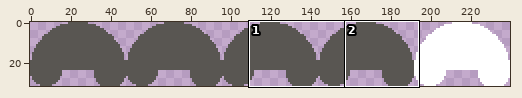
Sprite sheet, stored at sprites/MiniBoss.png. Above, an overview of the earlier version with the close-up marked.
Close-up. As it was:
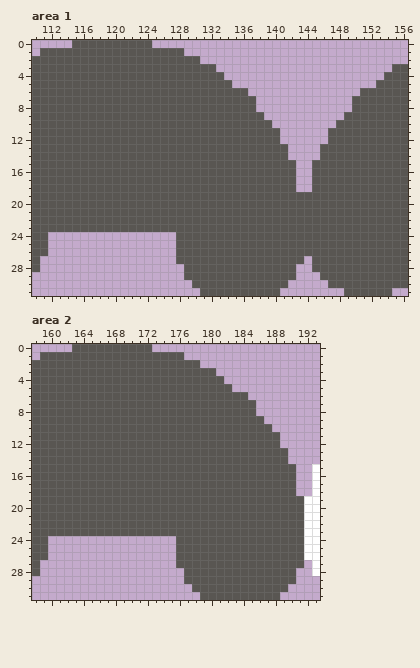
The file is 240x32 pixels. Shown: area 1: x 110..156, y 0..31; area 2: x 158..193, y 0..31. The commit also changed other parts of the picture, which this record leaves out.
Once edited:
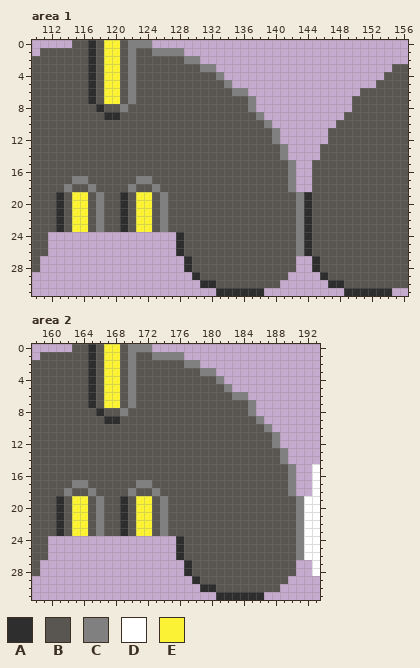
Palette (. is transparent): A #2e2e2e  B #595652  C #808080  D #ffffff  E #fbf236
From old to new:
--- area 1
@@ x 110..156 @@
- 0 .....BBBBBBBBBB................................
- 1 .BBBBBBBBBBBBBBBBBB............................
- 2 BBBBBBBBBBBBBBBBBBBBB..........................
- 3 BBBBBBBBBBBBBBBBBBBBBBB......................BB
- 4 BBBBBBBBBBBBBBBBBBBBBBBB....................BBB
- 5 BBBBBBBBBBBBBBBBBBBBBBBBB..................BBBB
- 6 BBBBBBBBBBBBBBBBBBBBBBBBBBB..............BBBBBB
- 7 BBBBBBBBBBBBBBBBBBBBBBBBBBBB............BBBBBBB
- 8 BBBBBBBBBBBBBBBBBBBBBBBBBBBB............BBBBBBB
- 9 BBBBBBBBBBBBBBBBBBBBBBBBBBBBB..........BBBBBBBB
-10 BBBBBBBBBBBBBBBBBBBBBBBBBBBBBB........BBBBBBBBB
-11 BBBBBBBBBBBBBBBBBBBBBBBBBBBBBBB......BBBBBBBBBB
-12 BBBBBBBBBBBBBBBBBBBBBBBBBBBBBBB......BBBBBBBBBB
-13 BBBBBBBBBBBBBBBBBBBBBBBBBBBBBBBB....BBBBBBBBBBB
-14 BBBBBBBBBBBBBBBBBBBBBBBBBBBBBBBB....BBBBBBBBBBB
-15 BBBBBBBBBBBBBBBBBBBBBBBBBBBBBBBBB..BBBBBBBBBBBB
-16 BBBBBBBBBBBBBBBBBBBBBBBBBBBBBBBBB..BBBBBBBBBBBB
-17 BBBBBBBBBBBBBBBBBBBBBBBBBBBBBBBBB..BBBBBBBBBBBB
-18 BBBBBBBBBBBBBBBBBBBBBBBBBBBBBBBBB..BBBBBBBBBBBB
-19 BBBBBBBBBBBBBBBBBBBBBBBBBBBBBBBBBBBBBBBBBBBBBBB
-20 BBBBBBBBBBBBBBBBBBBBBBBBBBBBBBBBBBBBBBBBBBBBBBB
-21 BBBBBBBBBBBBBBBBBBBBBBBBBBBBBBBBBBBBBBBBBBBBBBB
-22 BBBBBBBBBBBBBBBBBBBBBBBBBBBBBBBBBBBBBBBBBBBBBBB
-23 BBBBBBBBBBBBBBBBBBBBBBBBBBBBBBBBBBBBBBBBBBBBBBB
-24 BB................BBBBBBBBBBBBBBBBBBBBBBBBBBBBB
-25 BB................BBBBBBBBBBBBBBBBBBBBBBBBBBBBB
-26 BB................BBBBBBBBBBBBBBBBBBBBBBBBBBBBB
-27 B.................BBBBBBBBBBBBBBBB.BBBBBBBBBBBB
-28 B..................BBBBBBBBBBBBBB..BBBBBBBBBBBB
-29 ...................BBBBBBBBBBBBBB...BBBBBBBBBBB
-30 ....................BBBBBBBBBBBB.....BBBBBBBBBB
-31 .....................BBBBBBBBBB........BBBBBB..
+ 0 .....BBABEEBCCC................................
+ 1 .BBBBBBABEEBCBBCCCC............................
+ 2 BBBBBBBABEEBCBBBBBBCC..........................
+ 3 BBBBBBBABEEBCBBBBBBBBCC......................BB
+ 4 BBBBBBBABEEBCBBBBBBBBBBC....................BBB
+ 5 BBBBBBBABEEBCBBBBBBBBBBBC..................BBBB
+ 6 BBBBBBBABEEBCBBBBBBBBBBBBCC..............BBBBBB
+ 7 BBBBBBBABEEBCBBBBBBBBBBBBBBC............BBBBBBB
+ 8 BBBBBBBBABBCBBBBBBBBBBBBBBBC............BBBBBBB
+ 9 BBBBBBBBBAABBBBBBBBBBBBBBBBBC..........BBBBBBBB
+10 BBBBBBBBBBBBBBBBBBBBBBBBBBBBBC........BBBBBBBBB
+11 BBBBBBBBBBBBBBBBBBBBBBBBBBBBBBC......BBBBBBBBBB
+12 BBBBBBBBBBBBBBBBBBBBBBBBBBBBBBC......BBBBBBBBBB
+13 BBBBBBBBBBBBBBBBBBBBBBBBBBBBBBBC....BBBBBBBBBBB
+14 BBBBBBBBBBBBBBBBBBBBBBBBBBBBBBBC....BBBBBBBBBBB
+15 BBBBBBBBBBBBBBBBBBBBBBBBBBBBBBBBC..BBBBBBBBBBBB
+16 BBBBBBBBBBBBBBBBBBBBBBBBBBBBBBBBC..BBBBBBBBBBBB
+17 BBBBBCCBBBBBBCCBBBBBBBBBBBBBBBBBC..BBBBBBBBBBBB
+18 BBBBCBBCBBBBCBBCBBBBBBBBBBBBBBBBC..BBBBBBBBBBBB
+19 BBBABEEBCBBABEEBCBBBBBBBBBBBBBBBBCABBBBBBBBBBBB
+20 BBBABEEBCBBABEEBCBBBBBBBBBBBBBBBBCABBBBBBBBBBBB
+21 BBBABEEBCBBABEEBCBBBBBBBBBBBBBBBBCABBBBBBBBBBBB
+22 BBBABEEBCBBABEEBCBBBBBBBBBBBBBBBBCABBBBBBBBBBBB
+23 BBBABEEBCBBABEEBCBBBBBBBBBBBBBBBBCABBBBBBBBBBBB
+24 BB................ABBBBBBBBBBBBBBCABBBBBBBBBBBB
+25 BB................ABBBBBBBBBBBBBBCABBBBBBBBBBBB
+26 BB................ABBBBBBBBBBBBBBCABBBBBBBBBBBB
+27 B..................ABBBBBBBBBBBBB..ABBBBBBBBBBB
+28 B..................ABBBBBBBBBBBBB..ABBBBBBBBBBB
+29 ....................ABBBBBBBBBBB....ABBBBBBBBBB
+30 .....................AABBBBBBBB......AABBBBBBBB
+31 .......................AAAAAA..........AAAAAA..
--- area 2
@@ x 158..193 @@
- 0 .....BBBBBBBBBB.....................
- 1 .BBBBBBBBBBBBBBBBBB.................
- 2 BBBBBBBBBBBBBBBBBBBBB...............
- 3 BBBBBBBBBBBBBBBBBBBBBBB.............
- 4 BBBBBBBBBBBBBBBBBBBBBBBB............
- 5 BBBBBBBBBBBBBBBBBBBBBBBBB...........
- 6 BBBBBBBBBBBBBBBBBBBBBBBBBBB.........
- 7 BBBBBBBBBBBBBBBBBBBBBBBBBBBB........
- 8 BBBBBBBBBBBBBBBBBBBBBBBBBBBB........
- 9 BBBBBBBBBBBBBBBBBBBBBBBBBBBBB.......
-10 BBBBBBBBBBBBBBBBBBBBBBBBBBBBBB......
-11 BBBBBBBBBBBBBBBBBBBBBBBBBBBBBBB.....
-12 BBBBBBBBBBBBBBBBBBBBBBBBBBBBBBB.....
-13 BBBBBBBBBBBBBBBBBBBBBBBBBBBBBBBB....
-14 BBBBBBBBBBBBBBBBBBBBBBBBBBBBBBBB....
-15 BBBBBBBBBBBBBBBBBBBBBBBBBBBBBBBBB..D
-16 BBBBBBBBBBBBBBBBBBBBBBBBBBBBBBBBB..D
-17 BBBBBBBBBBBBBBBBBBBBBBBBBBBBBBBBB..D
-18 BBBBBBBBBBBBBBBBBBBBBBBBBBBBBBBBB..D
-19 BBBBBBBBBBBBBBBBBBBBBBBBBBBBBBBBBBDD
-20 BBBBBBBBBBBBBBBBBBBBBBBBBBBBBBBBBBDD
-21 BBBBBBBBBBBBBBBBBBBBBBBBBBBBBBBBBBDD
-22 BBBBBBBBBBBBBBBBBBBBBBBBBBBBBBBBBBDD
-23 BBBBBBBBBBBBBBBBBBBBBBBBBBBBBBBBBBDD
-24 BB................BBBBBBBBBBBBBBBBDD
-25 BB................BBBBBBBBBBBBBBBBDD
-26 BB................BBBBBBBBBBBBBBBBDD
-27 B.................BBBBBBBBBBBBBBBB.D
-28 B..................BBBBBBBBBBBBBB..D
-29 ...................BBBBBBBBBBBBBB...
-30 ....................BBBBBBBBBBBB....
-31 .....................BBBBBBBBBB.....
+ 0 .....BBABEEBCCC.....................
+ 1 .BBBBBBABEEBCBBCCCC.................
+ 2 BBBBBBBABEEBCBBBBBBCC...............
+ 3 BBBBBBBABEEBCBBBBBBBBCC.............
+ 4 BBBBBBBABEEBCBBBBBBBBBBC............
+ 5 BBBBBBBABEEBCBBBBBBBBBBBC...........
+ 6 BBBBBBBABEEBCBBBBBBBBBBBBCC.........
+ 7 BBBBBBBABEEBCBBBBBBBBBBBBBBC........
+ 8 BBBBBBBBABBCBBBBBBBBBBBBBBBC........
+ 9 BBBBBBBBBAABBBBBBBBBBBBBBBBBC.......
+10 BBBBBBBBBBBBBBBBBBBBBBBBBBBBBC......
+11 BBBBBBBBBBBBBBBBBBBBBBBBBBBBBBC.....
+12 BBBBBBBBBBBBBBBBBBBBBBBBBBBBBBC.....
+13 BBBBBBBBBBBBBBBBBBBBBBBBBBBBBBBC....
+14 BBBBBBBBBBBBBBBBBBBBBBBBBBBBBBBC....
+15 BBBBBBBBBBBBBBBBBBBBBBBBBBBBBBBBC..D
+16 BBBBBBBBBBBBBBBBBBBBBBBBBBBBBBBBC..D
+17 BBBBBCCBBBBBBCCBBBBBBBBBBBBBBBBBC..D
+18 BBBBCBBCBBBBCBBCBBBBBBBBBBBBBBBBC..D
+19 BBBABEEBCBBABEEBCBBBBBBBBBBBBBBBBCDD
+20 BBBABEEBCBBABEEBCBBBBBBBBBBBBBBBBCDD
+21 BBBABEEBCBBABEEBCBBBBBBBBBBBBBBBBCDD
+22 BBBABEEBCBBABEEBCBBBBBBBBBBBBBBBBCDD
+23 BBBABEEBCBBABEEBCBBBBBBBBBBBBBBBBCDD
+24 BB................ABBBBBBBBBBBBBBCDD
+25 BB................ABBBBBBBBBBBBBBCDD
+26 BB................ABBBBBBBBBBBBBBCDD
+27 B..................ABBBBBBBBBBBBB..D
+28 B..................ABBBBBBBBBBBBB..D
+29 ....................ABBBBBBBBBBB....
+30 .....................AABBBBBBBB.....
+31 .......................AAAAAA.......
Where, in picture pixels (left, top, right, bottom), the same in both close-ups:
changed: (56, 40, 392, 296)
changed: (56, 344, 304, 600)
